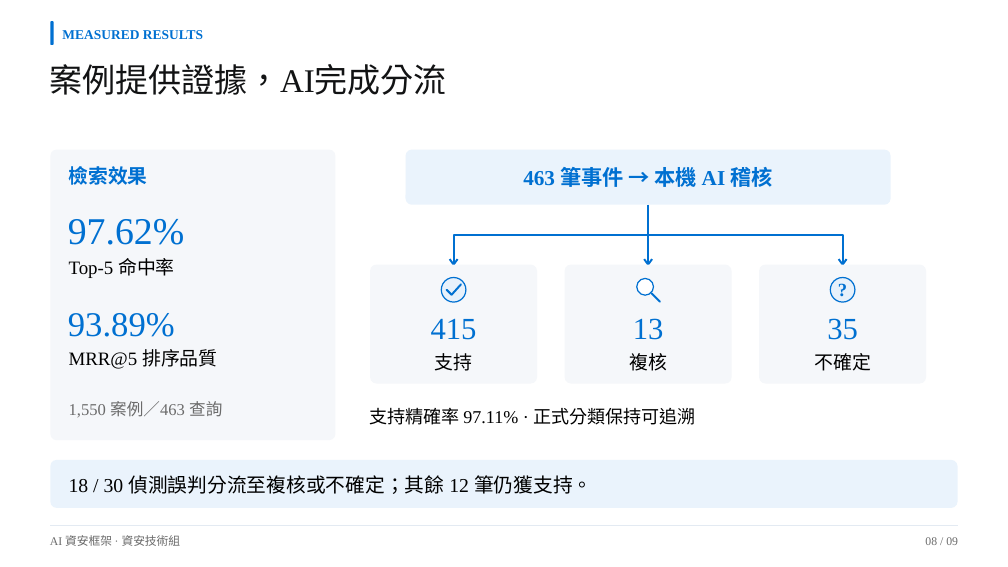
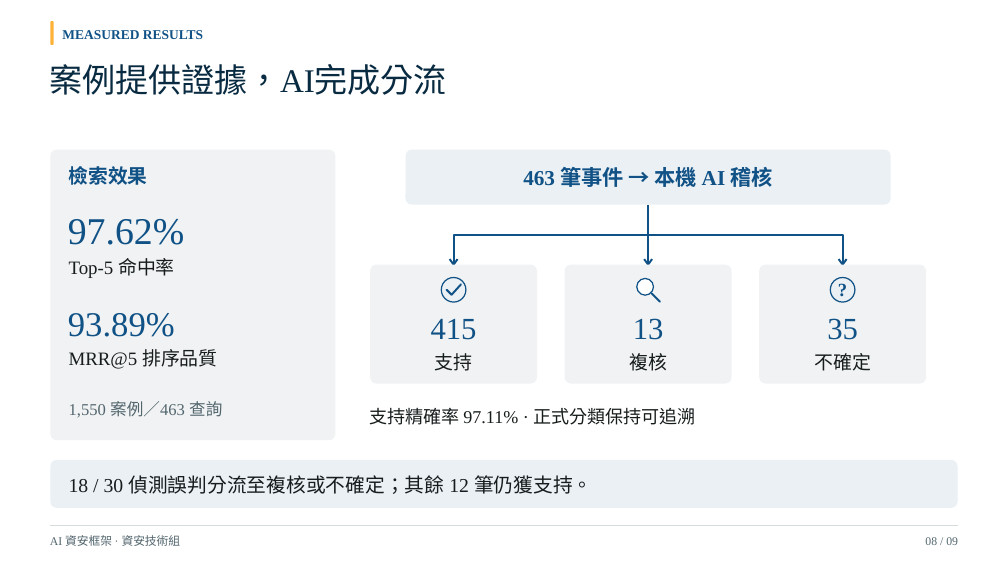
Before and after one commit to Lily09-project/innoserve-competition, a slide deck: slide 8 of deliverables/決賽簡報_AI資安框架.pptx. Drawn at 1008x567 pixels with LibreOffice and Linux fonts; fonts in the diff are those of the drawing. Boxes give left, top, right and bottom in pixels: in the first picture for what was removed or moved away, otherwise in the second. Text is boxed around its words. In the diff, an @@ line names an element or a change of style, - is before the commit and + after.

```diff
--- a/deliverables/決賽簡報_AI資安框架.pptx
+++ b/deliverables/決賽簡報_AI資安框架.pptx
@@ rounded rectangle at [51, 21, 54, 45]: fill #0070D1 to #FDB338 @@
@@ text "案例提供證據，AI完成分流" at [49, 64, 447, 95]: text colour #121314 to #092B42 @@
@@ rounded rectangle at [405, 150, 891, 205]: fill #EAF3FC to #EAF0F4 @@
@@ fill #F5F7FA to #F0F2F3 in 4 elements at [51, 150, 336, 440], [371, 265, 538, 383], [565, 265, 732, 383], [759, 265, 926, 383] @@
@@ ellipse at [442, 278, 467, 302]: fill #E7F1FB to #EAF0F4; outline #0070D1 1.17 pt to #105186 1.17 pt @@
@@ ellipse at [637, 278, 653, 295]: outline #0070D1 1.17 pt to #105186 1.17 pt @@
@@ outline #0070D1 1.87 pt to #105186 1.87 pt in 9 elements at [454, 205, 648, 265], [450, 259, 457, 265], [648, 234, 649, 265], [644, 259, 652, 265], [648, 234, 842, 265], [839, 259, 846, 265], [447, 290, 452, 295], [451, 284, 461, 295], [652, 293, 660, 302] @@
@@ ellipse at [830, 278, 855, 302]: fill #E7F1FB to #EAF0F4; outline #0070D1 1.17 pt to #105186 1.17 pt @@
@@ text colour #0070D1 to #105186 in 9 elements at [62, 30, 203, 39], [69, 166, 148, 185], [68, 219, 185, 245], [68, 313, 175, 337], [523, 167, 773, 187], [431, 318, 477, 340], [633, 318, 664, 340], [827, 318, 858, 340], [837, 278, 849, 307] @@
@@ rounded rectangle at [51, 460, 958, 508]: fill #EAF3FC to #EAF0F4 @@
@@ text colour #000000 to #171C1D in 7 elements at [69, 258, 175, 278], [69, 349, 218, 369], [435, 353, 473, 371], [629, 353, 667, 371], [814, 353, 871, 371], [369, 408, 695, 425], [69, 475, 593, 494] @@
@@ freeform shape at [51, 526, 958, 526]: outline #E3EAF2 0.75 pt to #D6DDE0 0.75 pt @@
@@ text colour #6B6B6B to #53666E in 3 elements at [69, 401, 222, 418], [50, 535, 181, 546], [925, 537, 958, 545] @@
```
Also in this commit, not shown: 10 other slides changed, 40 other files.
